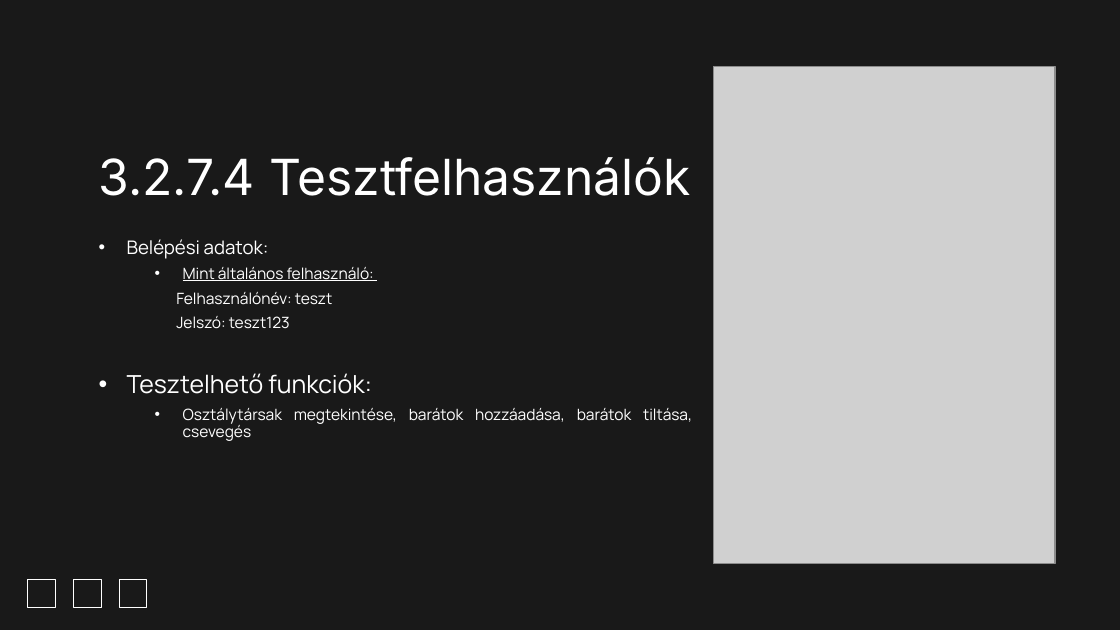
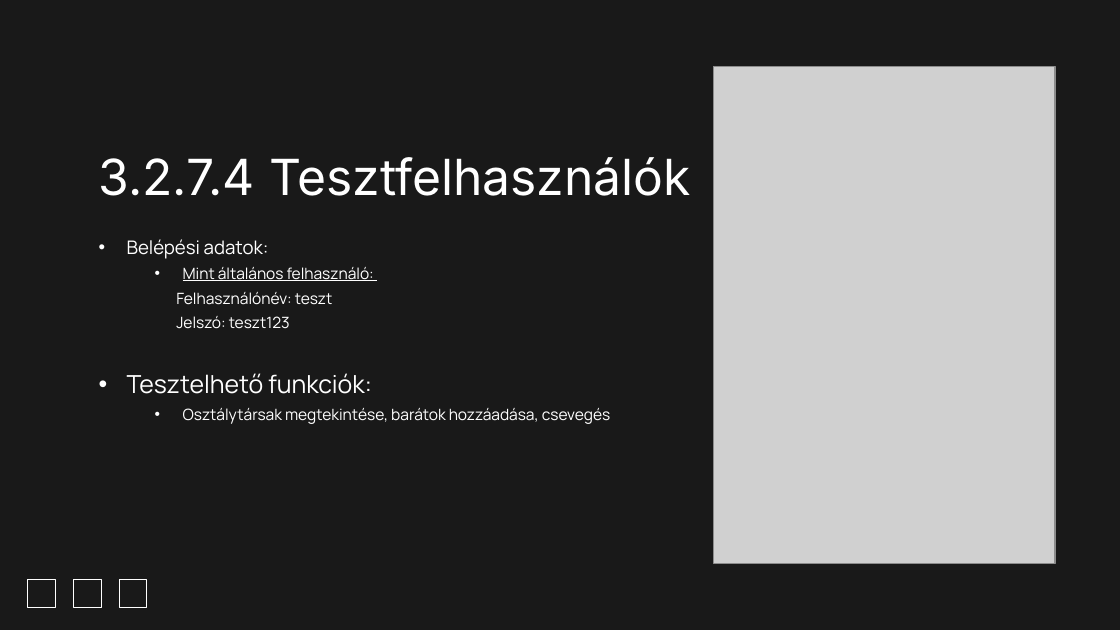
Before and after one commit to Dominik488/ViszgaRemek, a slide deck: slide 62 of documentation 2.pptx (slide 63 before the commit). Drawn at 1120x630 pixels with LibreOffice and Linux fonts; fonts in the diff are those of the drawing; grey boxes stand for pictures; background and template pictures are left out. Boxes give left, top, right and bottom in pixels: in the first picture for what was removed or moved away, otherwise in the second. Text is boxed around its words. In the diff, an @@ line names an element or a change of style, - is before the commit and + after.

```diff
--- a/documentation 2.pptx
+++ b/documentation 2.pptx
@@ subtitle at bbox=[183, 408, 611, 424]: text changed @@
-  • Osztálytársak megtekintése, barátok hozzáadása, barátok tiltása, csevegés
+  • Osztálytársak megtekintése, barátok hozzáadása, csevegés
```
Also in this commit, not shown: 12 other slides changed, 1 slide removed.
